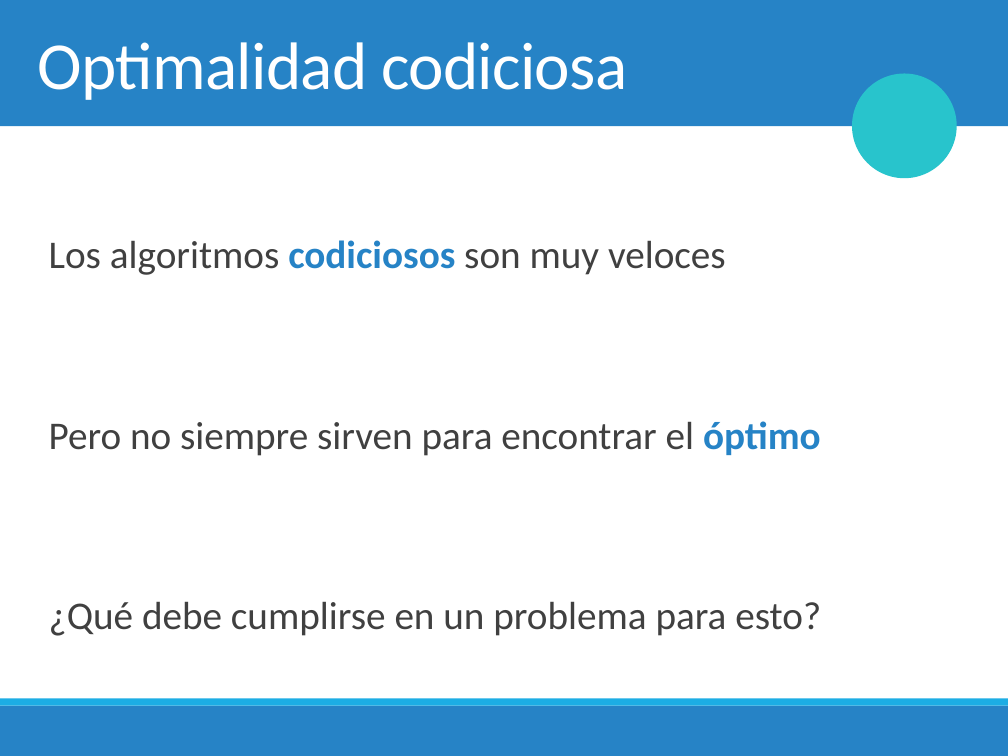
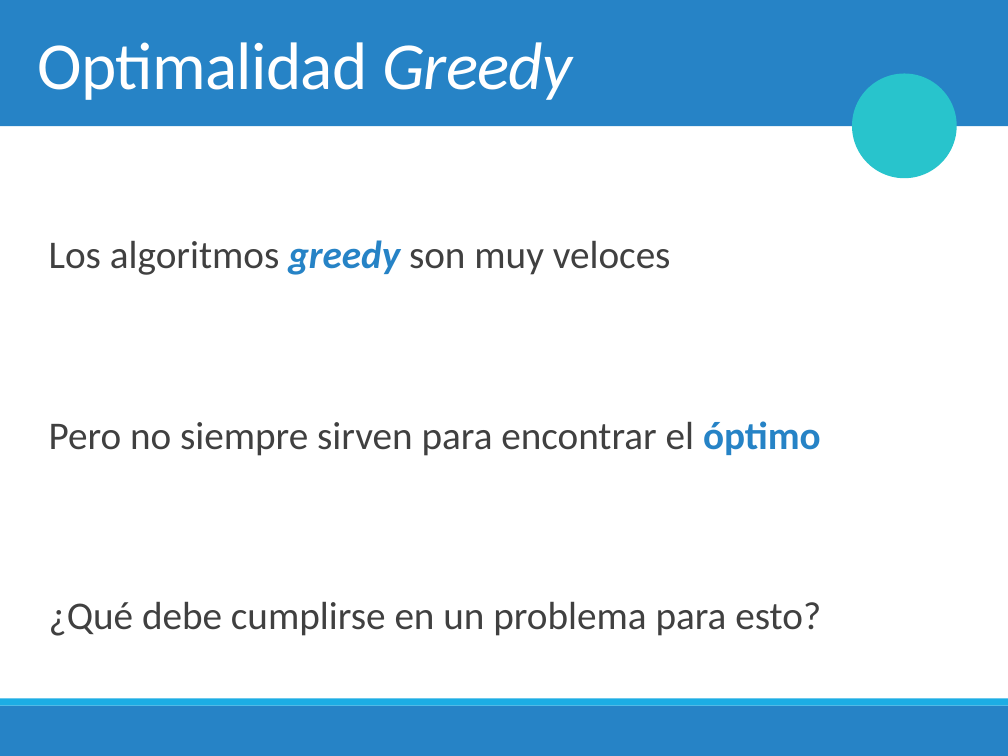
Before and after one commit to fvandeputte/2018-1, a slide deck: slide 27 of Clases/5. Algoritmos de Grafos/4. Prim & Algoritmos Codiciosos.pptx (slide 26 before the commit). Drawn at 1008x756 pixels with LibreOffice and Linux fonts; fonts in the diff are those of the drawing; background and template pictures are left out. Boxes give left, top, right and bottom in pixels: in the first picture for what was removed or moved away, otherwise in the second. Text is boxed around its words. In the diff, an @@ line names an element or a change of style, - is before the commit and + after.

```diff
--- a/Clases/5. Algoritmos de Grafos/4. Prim & Algoritmos Codiciosos.pptx
+++ b/Clases/5. Algoritmos de Grafos/4. Prim & Algoritmos Codiciosos.pptx
@@ title at bbox=[38, 42, 573, 100]: text changed @@
-Optimalidad codiciosa
+Optimalidad Greedy
@@ text at bbox=[49, 240, 671, 275]: text changed @@
-  Los algoritmos codiciosos son muy veloces
+  Los algoritmos greedy son muy veloces
```
Also in this commit, not shown: 8 other slides changed, 1 slide added, 3 other files.
